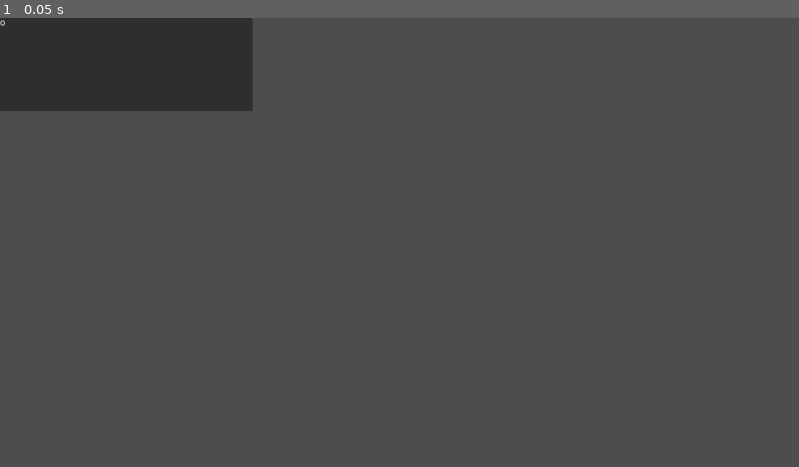
Above: before the commit, frame 1.
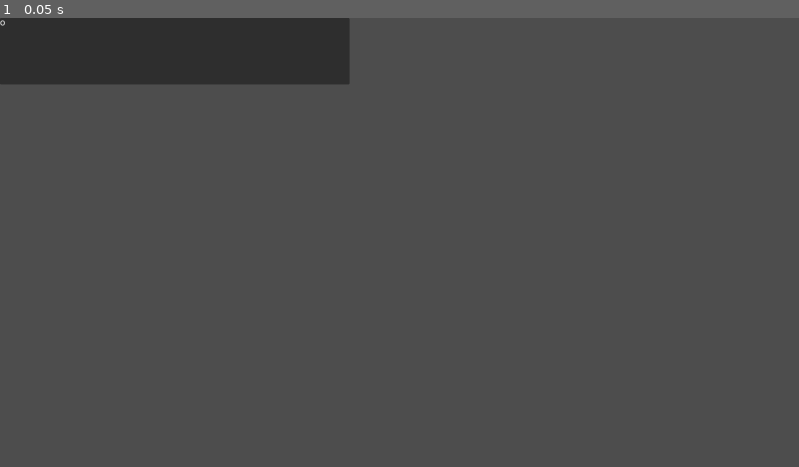
Above: after the commit, the same moment.

Repository: boneyard24/VGGJ2026
Game: Godot game, scene res://Dialogue Box/Player/PlayerDialogue.tscn
Two runs of this game, one before a commit and one after it. Both use one fixed random seed, a clock stepped at 60 frames per second and the inputs below. This scene is started directly instead of the project's main scene.
Inputs:
- Up to frame 1 (0.05 s): no input

The runs differ from the first frame. In frame 1, 3.6% of the frame differs, in the area x 0-44%, y 0-21%.

Commit message:
Dialogue boxes now support BBCode

Diff:
--- a/trainger/Dialogue Box/Boss/dialogue_box.gd
+++ b/trainger/Dialogue Box/Boss/dialogue_box.gd
@@ -4,6 +4,7 @@
 
 var boss_dialogue: Dictionary = {}
 var current_line := 0
+var current_full_text: String = ""
 
 var typing_speed := 0.0
 var line_wait_time := 0.0
@@ -11,6 +12,7 @@
 var total_duration := 0.0
 
 func _ready():
+	text_label.bbcode_enabled = true
 	boss_dialogue = load_dialogue_json("res://Dialogue Box/dialogue_data.json")
 
 	typing_speed = boss_dialogue.typing_speed
@@ -42,11 +44,27 @@
 	await show_line(boss_dialogue.lines[current_line])
 
 func show_line(text: String) -> void:
-	text_label.clear()
+	current_full_text = ""
+	var visible_chars := 0
+	var i := 0
 
-	for ch in text:
-		text_label.append_text(ch)
+	while i < text.length():
+		# Check if we're at the start of a bbcode tag
+		if text[i] == '[':
+			var end_bracket := text.find(']', i)
+			if end_bracket != -1:
+				# Add the complete tag to current_full_text
+				current_full_text += text.substr(i, end_bracket - i + 1)
+				i = end_bracket + 1
+				text_label.text = current_full_text
+				continue
+
+		# Regular character - add it and increment visible char count
+		current_full_text += text[i]
+		visible_chars += 1
+		text_label.text = current_full_text
 		await get_tree().create_timer(typing_speed).timeout
+		i += 1
 
 	await get_tree().create_timer(line_wait_time).timeout
 	await advance_line()
--- a/trainger/Dialogue Box/Player/PlayerDialogue.tscn
+++ b/trainger/Dialogue Box/Player/PlayerDialogue.tscn
@@ -2,16 +2,13 @@
 
 [ext_resource type="Script" uid="uid://c5i7nadqgsty4" path="res://Dialogue Box/Player/player_dialogue.gd" id="1_8dn7x"]
 
-[node name="Game" type="Node2D" unique_id=1743243020]
-
-[node name="CanvasLayer" type="CanvasLayer" parent="." unique_id=1335453006]
-
-[node name="DialogueBox" type="Panel" parent="CanvasLayer" unique_id=1367545682]
-offset_right = 607.0
-offset_bottom = 224.0
+[node name="PlayerBox" type="Panel" unique_id=344526282]
+custom_minimum_size = Vector2(840, 160)
+offset_right = 840.0
+offset_bottom = 160.0
 script = ExtResource("1_8dn7x")
 
-[node name="DialogueText" type="RichTextLabel" parent="CanvasLayer/DialogueBox" unique_id=1924625265]
+[node name="DialogueText" type="RichTextLabel" parent="." unique_id=1924625265]
 custom_minimum_size = Vector2(600, 200)
 layout_mode = 0
 offset_right = 606.0
--- a/trainger/Dialogue Box/Player/player_dialogue.gd
+++ b/trainger/Dialogue Box/Player/player_dialogue.gd
@@ -3,6 +3,7 @@
 @onready var text_label: RichTextLabel = $DialogueText
 
 var player_dialogue: Dictionary = {}
+var current_full_text: String = ""
 
 var success_current_line := 0
 var success_typing_speed := 0.0
@@ -13,7 +14,7 @@
 var failure_line_wait_time := 0.0
 
 func _ready():
-
+	text_label.bbcode_enabled = true
 	text_label.clear()
 
 	player_dialogue = load_dialogue_json("res://Dialogue Box/dialogue_data.json")
@@ -53,10 +54,27 @@
 	failure_current_line += 1
 
 func show_line(text: String, typing_speed: float, line_wait_time: float) -> void:
+	current_full_text = ""
+	var visible_chars := 0
+	var i := 0
 
-	for ch in text:
-		text_label.append_text(ch)
+	while i < text.length():
+		# Check if we're at the start of a bbcode tag
+		if text[i] == '[':
+			var end_bracket := text.find(']', i)
+			if end_bracket != -1:
+				# Add the complete tag to current_full_text
+				current_full_text += text.substr(i, end_bracket - i + 1)
+				i = end_bracket + 1
+				text_label.text = current_full_text
+				continue
+
+		# Regular character - add it and increment visible char count
+		current_full_text += text[i]
+		visible_chars += 1
+		text_label.text = current_full_text
 		await get_tree().create_timer(typing_speed).timeout
+		i += 1
 
 	await get_tree().create_timer(line_wait_time).timeout
 	text_label.clear()
--- a/trainger/Dialogue Box/dialogue_data.json
+++ b/trainger/Dialogue Box/dialogue_data.json
@@ -4,8 +4,8 @@
 			"typing_speed": 0.07,
 			"line_wait_time": 3,
 			"lines": [
-				"Page 1 of text",
-				"Page 2 of text: Electric Boogaloo",
+				"Page 1 of [wave]text[/wave]",
+				"Page 2 of text: [shake]Electric Boogaloo[/shake]",
                 "And so on..."
 			]
 		},
@@ -24,7 +24,7 @@
 				"typing_speed": 0.05,
 				"line_wait_time": 3,
 				"lines": [
-					"Trains",
+					"[rainbow]Trains[/rainbow]",
 					"Trains?",
 					"TRAINS!",
 					"All aboard the train to failure!"
Not shown: 1 places in trainger/Main.tscn that only renumber resources
